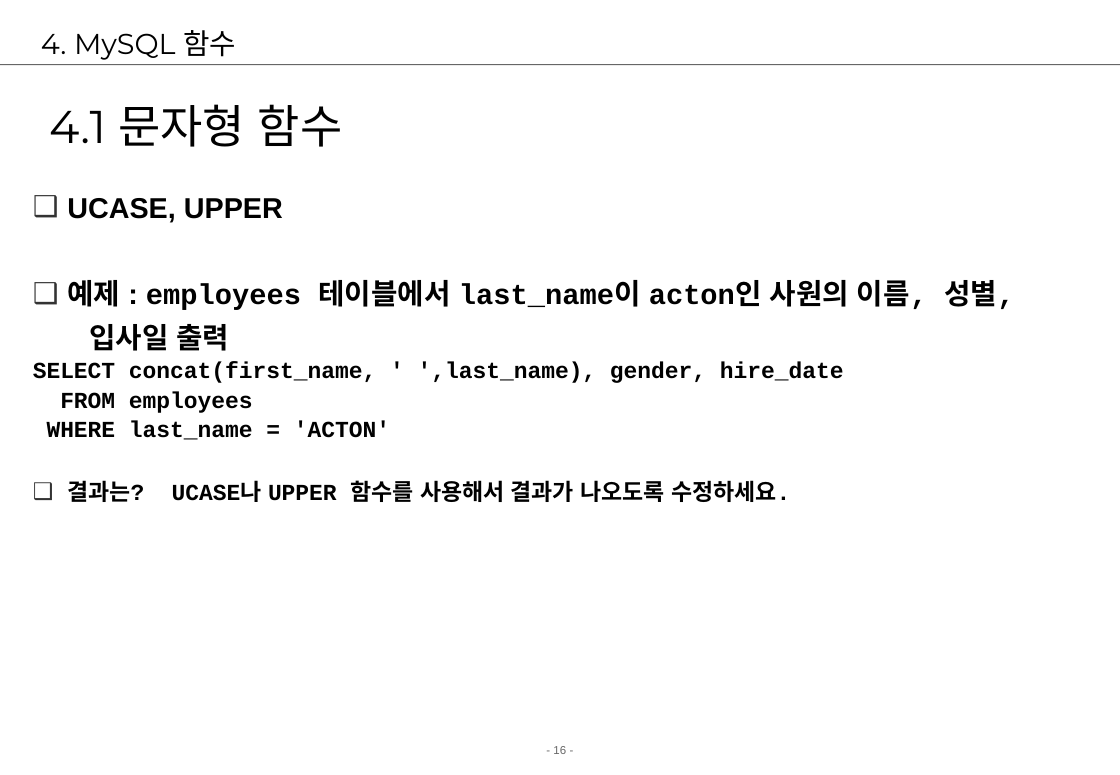
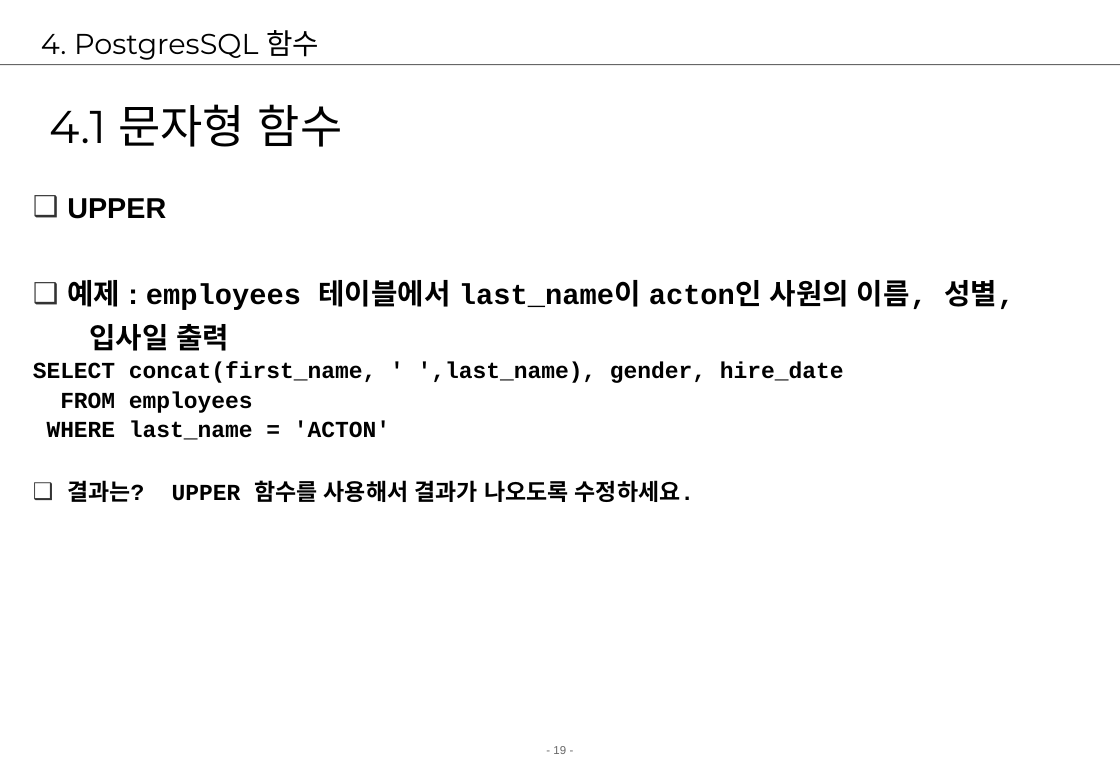
Before and after one commit to jungeunlee95/cafe24-TIL, a slide deck: slide 19 of 2 강의자료/02.강의/5. postgresql/postgresql2-검색.ppt (slide 16 before the commit). Drawn at 1120x775 pixels with LibreOffice and Linux fonts; fonts in the diff are those of the drawing; background and template pictures are left out. Boxes give left, top, right and bottom in pixels: in the first picture for what was removed or moved away, otherwise in the second. Text is boxed around its words. In the diff, an @@ line names an element or a change of style, - is before the commit and + after.

Commit message:
postgresql

```diff
--- a/2 강의자료/02.강의/5. postgresql/postgresql2-검색.ppt
+++ b/2 강의자료/02.강의/5. postgresql/postgresql2-검색.ppt
@@ title at bbox=[41, 30, 319, 60]: text changed @@
-4. MySQL 함수
+4. PostgresSQL 함수
@@ text at bbox=[67, 198, 166, 219]: text changed @@
-❑ UCASE, UPPER
+❑ UPPER
@@ text at bbox=[67, 480, 694, 502]: text changed @@
-❑ 결과는? UCASE나 UPPER 함수를 사용해서 결과가 나오도록 수정하세요.
+❑ 결과는? UPPER 함수를 사용해서 결과가 나오도록 수정하세요.
```
Also in this commit, not shown: 44 other slides changed, 4 slides added, 1 slide removed, 27 other files.
